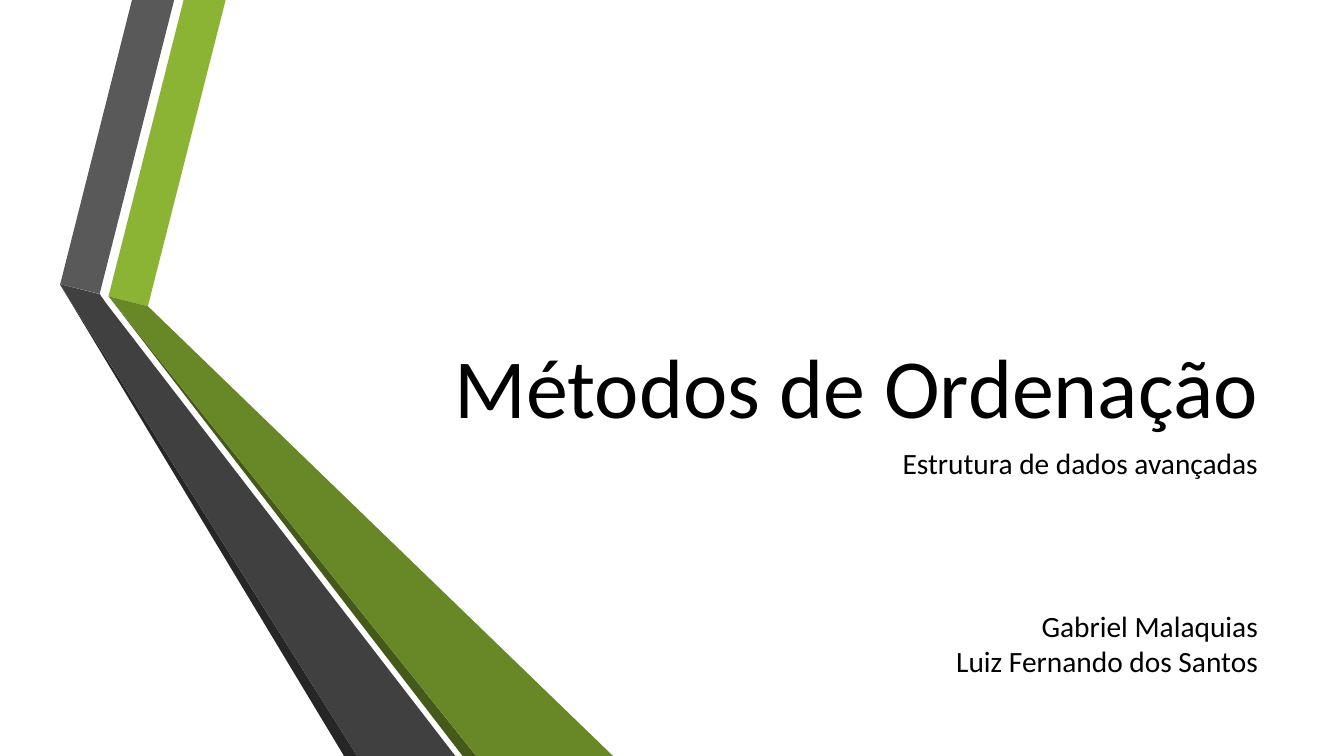
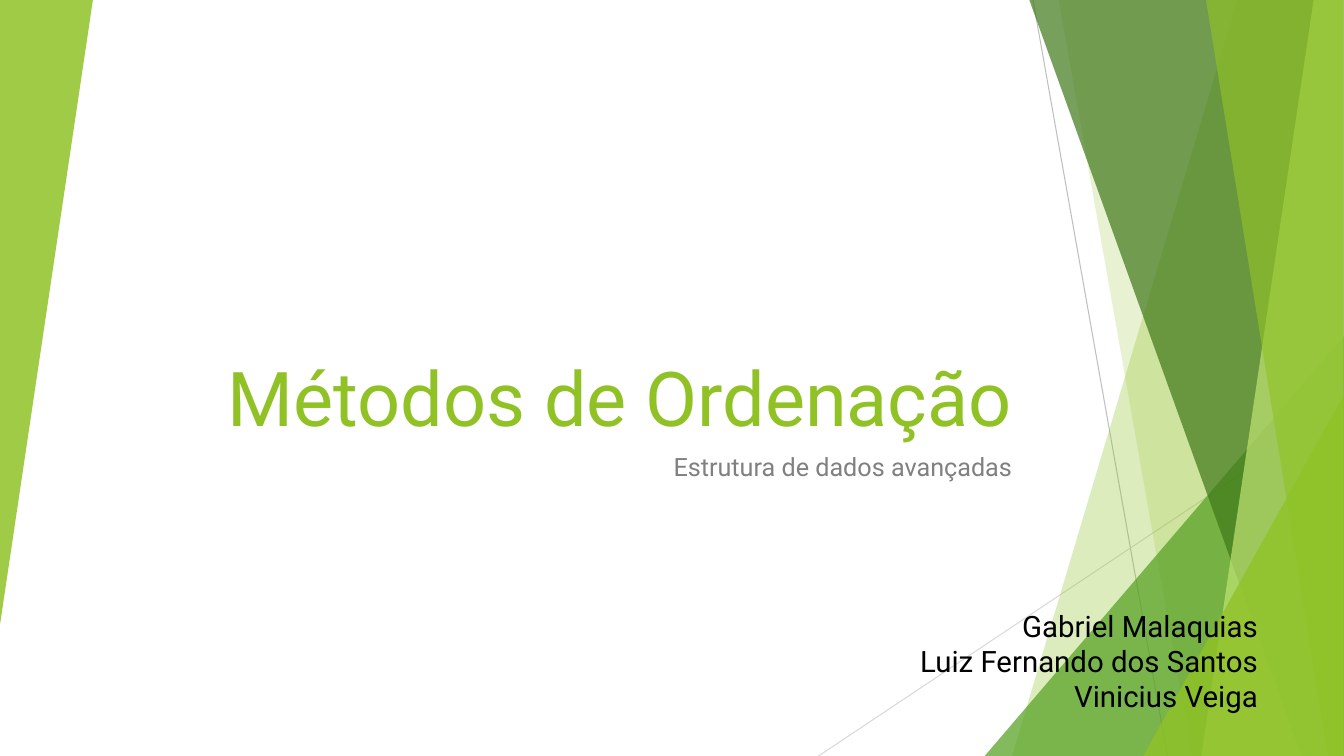
Before and after one commit to gmalaquias/benchmark-metodos-ordenacao, a slide deck: slide 1 of documentação/Apresentação.pptx. Drawn at 1344x756 pixels with LibreOffice and Linux fonts; fonts in the diff are those of the drawing; background and template pictures are left out. Boxes give left, top, right and bottom in pixels: in the first picture for what was removed or moved away, otherwise in the second. Text is boxed around its words. In the diff, an @@ line names an element or a change of style, - is before the commit and + after.

```diff
--- a/documentação/Apresentação.pptx
+++ b/documentação/Apresentação.pptx
@@ group added at (0, 0, 1344, 756): 5 freeform shapes, 3 triangles, 2 lines @@
@@ title "Métodos de Ordenação": place and size @@
-title "Métodos de Ordenação" at (455, 359, 1257, 432)
+title "Métodos de Ordenação" at (228, 369, 1012, 443)
@@ title "Métodos de Ordenação" at (228, 369, 1012, 443): size 60 to 54 pt, font Calibri to Roboto, text colour #000000 to #90C226 @@
@@ group removed at (60, 0, 614, 756): 6 freeform shapes @@
@@ subtitle "Estrutura de dados avançadas": place and size @@
-subtitle "Estrutura de dados avançadas" at (903, 453, 1257, 479)
+subtitle "Estrutura de dados avançadas" at (674, 457, 1012, 482)
@@ subtitle "Estrutura de dados avançadas" at (674, 457, 1012, 482): size 21 to 18 pt, font Calibri to Roboto, text colour #000000 to #808080 @@
@@ text at (920, 610, 1258, 680): font Calibri to Roboto in "Gabriel Malaquias", "Luiz Fernando dos Santos" @@
@@ text at (1074, 686, 1258, 713): paragraph added @@
+Vinicius Veiga
```
Also in this commit, not shown: 7 slides added, 7 slides removed, 3 other files.
